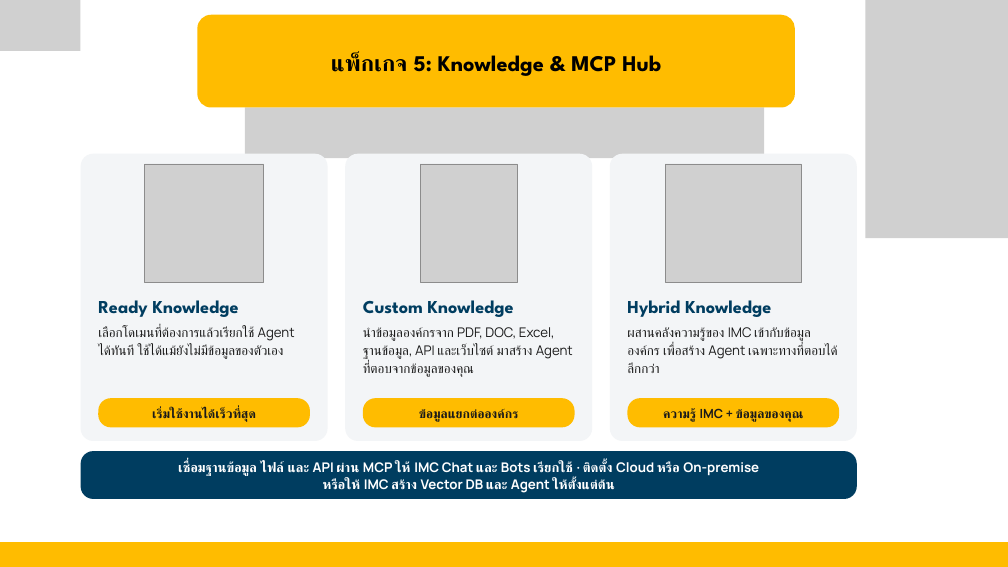
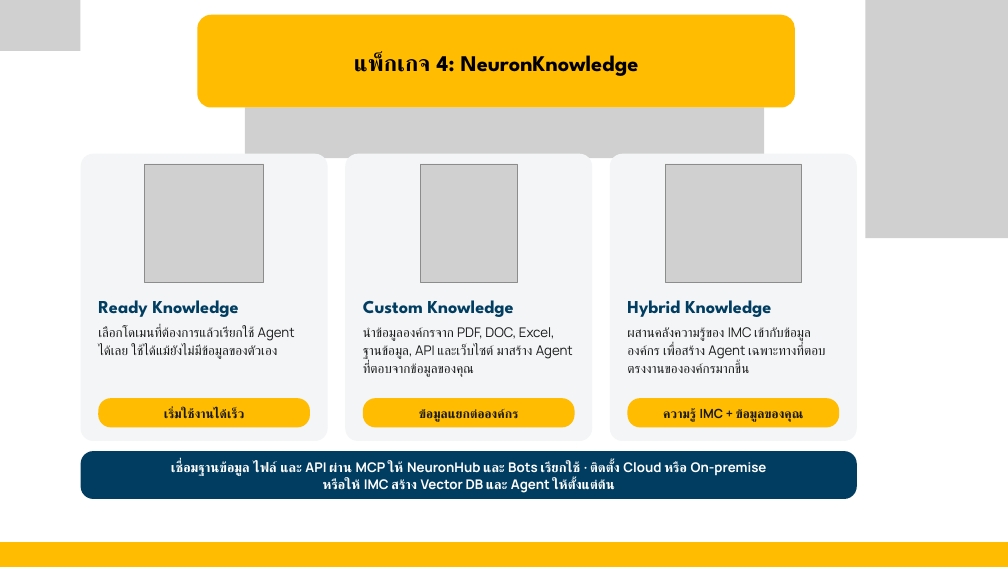
Before and after one commit to petong29149/imc-neuronknowledge, a slide deck: slide 16 of docs/sales/IMC_AI_Transformation_Packages.pptx (slide 17 before the commit). Drawn at 1008x567 pixels with LibreOffice and Linux fonts; fonts in the diff are those of the drawing; grey boxes stand for pictures. Boxes give left, top, right and bottom in pixels: in the first picture for what was removed or moved away, otherwise in the second. Text is boxed around its words. In the diff, an @@ line names an element or a change of style, - is before the commit and + after.

```diff
--- a/docs/sales/IMC_AI_Transformation_Packages.pptx
+++ b/docs/sales/IMC_AI_Transformation_Packages.pptx
@@ text at (354, 53, 639, 76): text changed @@
-แพ็กเกจ 5: Knowledge & MCP Hub
+แพ็กเกจ 4: NeuronKnowledge
@@ text at (98, 327, 295, 359): text changed @@
-เลือกโดเมนที่ต้องการแล้วเรียกใช้ Agent ได้ทันที ใช้ได้แม้ยังไม่มีข้อมูลของตัวเอง
+เลือกโดเมนที่ต้องการแล้วเรียกใช้ Agent ได้เลย ใช้ได้แม้ยังไม่มีข้อมูลของตัวเอง
@@ text at (627, 327, 825, 373): text changed @@
-ผสานคลังความรู้ของ IMC เข้ากับข้อมูลองค์กร เพื่อสร้าง Agent เฉพาะทางที่ตอบได้ลึกกว่า
+ผสานคลังความรู้ของ IMC เข้ากับข้อมูลองค์กร เพื่อสร้าง Agent เฉพาะทางที่ตอบตรงงานขององค์กรมากขึ้น
@@ text in rounded rectangle at (164, 408, 245, 419): text changed @@
-เริ่มใช้งานได้เร็วที่สุด
+เริ่มใช้งานได้เร็ว
@@ text in rounded rectangle at (171, 461, 767, 476): text changed @@
-เชื่อมฐานข้อมูล ไฟล์ และ API ผ่าน MCP ให้ IMC Chat และ Bots เรียกใช้ · ติดตั้ง Cloud หรือ On-premise
+เชื่อมฐานข้อมูล ไฟล์ และ API ผ่าน MCP ให้ NeuronHub และ Bots เรียกใช้ · ติดตั้ง Cloud หรือ On-premise
```
Also in this commit, not shown: 13 other slides changed, 1 slide removed, 21 other files.
